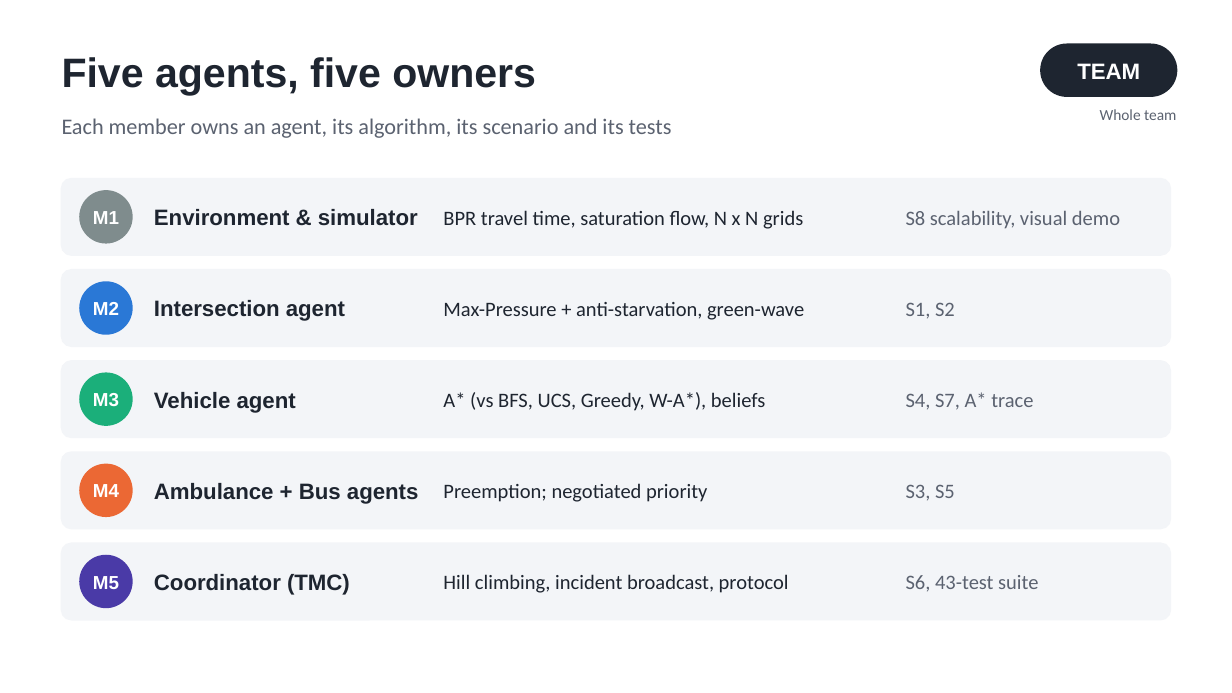
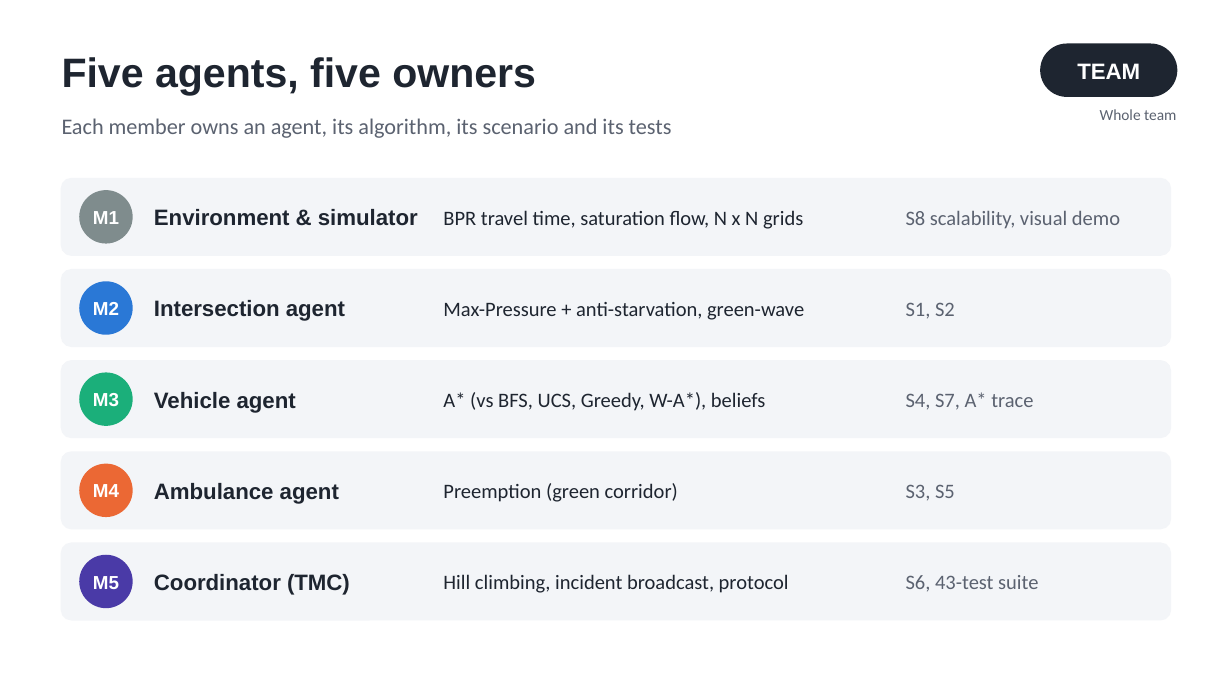
Before and after one commit to Radha-Krishna-19/foai, a slide deck: slide 3 of deliverables/STMS_Presentation.pptx. Drawn at 1232x693 pixels with LibreOffice and Linux fonts; fonts in the diff are those of the drawing. Boxes give left, top, right and bottom in pixels: in the first picture for what was removed or moved away, otherwise in the second. Text is boxed around its words. In the diff, an @@ line names an element or a change of style, - is before the commit and + after.

Commit message:
STMS: conventional vs ours demo, ambulance, team split

```diff
--- a/deliverables/STMS_Presentation.pptx
+++ b/deliverables/STMS_Presentation.pptx
@@ text at [154, 483, 339, 504]: text changed @@
-Ambulance + Bus agents
+Ambulance agent
@@ text at [443, 483, 678, 502]: text changed @@
-Preemption; negotiated priority
+Preemption (green corridor)
```
Also in this commit, not shown: 8 other slides changed, 37 other files.
